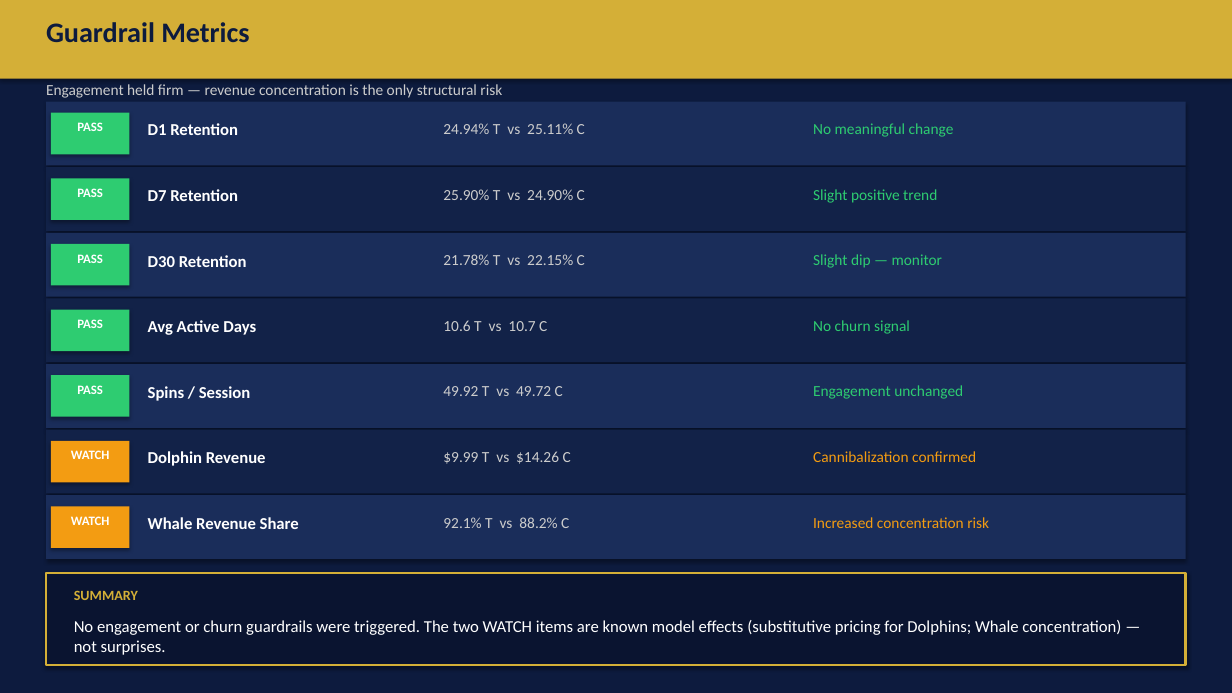
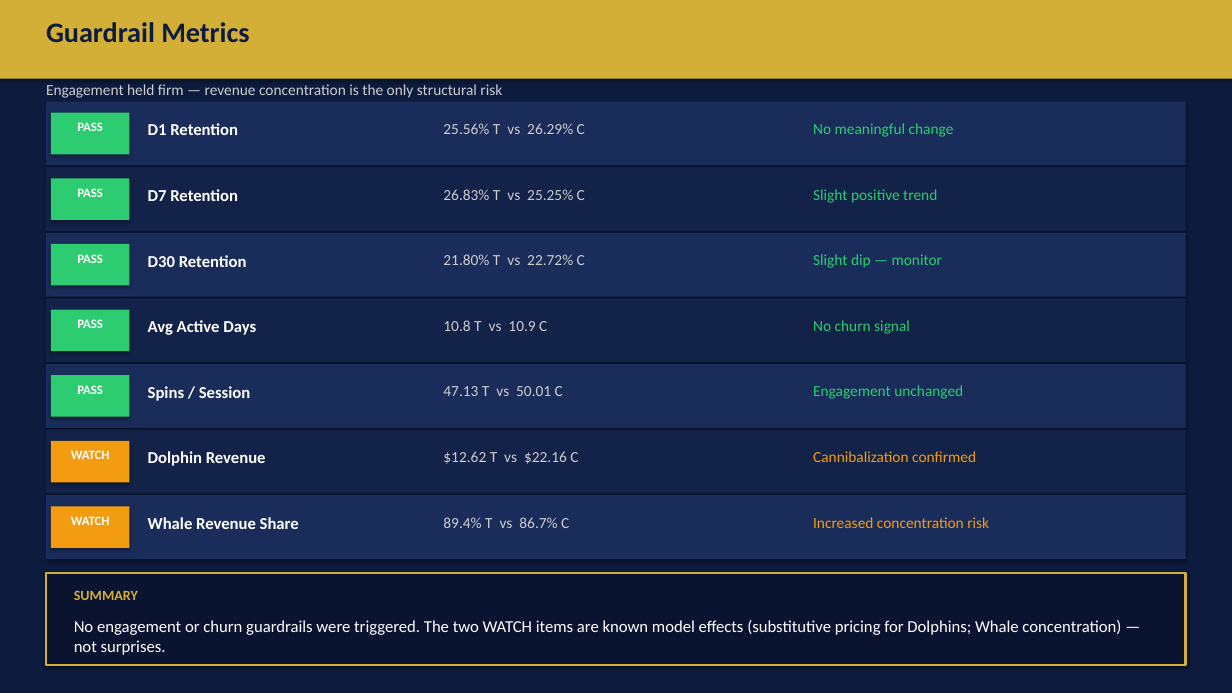
Before and after one commit to DannyEzersky/royal-flush-casino, a slide deck: slide 8 of exports/royal_spin_ab_test.pptx. Drawn at 1232x693 pixels with LibreOffice and Linux fonts; fonts in the diff are those of the drawing. Boxes give left, top, right and bottom in pixels: in the first picture for what was removed or moved away, otherwise in the second. Text is boxed around its words. In the diff, an @@ line names an element or a change of style, - is before the commit and + after.

```diff
--- a/exports/royal_spin_ab_test.pptx
+++ b/exports/royal_spin_ab_test.pptx
@@ text at [443,123,585,134]: text changed @@
-24.94% T vs 25.11% C
+25.56% T vs 26.29% C
@@ text at [443,189,585,200]: text changed @@
-25.90% T vs 24.90% C
+26.83% T vs 25.25% C
@@ text at [443,254,585,265]: text changed @@
-21.78% T vs 22.15% C
+21.80% T vs 22.72% C
@@ text at [443,320,547,331]: text changed @@
-10.6 T vs 10.7 C
+10.8 T vs 10.9 C
@@ text at [443,386,563,396]: text changed @@
-49.92 T vs 49.72 C
+47.13 T vs 50.01 C
@@ text at [443,451,578,464]: text changed @@
-$9.99 T vs $14.26 C
+$12.62 T vs $22.16 C
@@ text at [443,517,569,528]: text changed @@
-92.1% T vs 88.2% C
+89.4% T vs 86.7% C
```
Also in this commit, not shown: 7 other slides changed, 8 other files.
